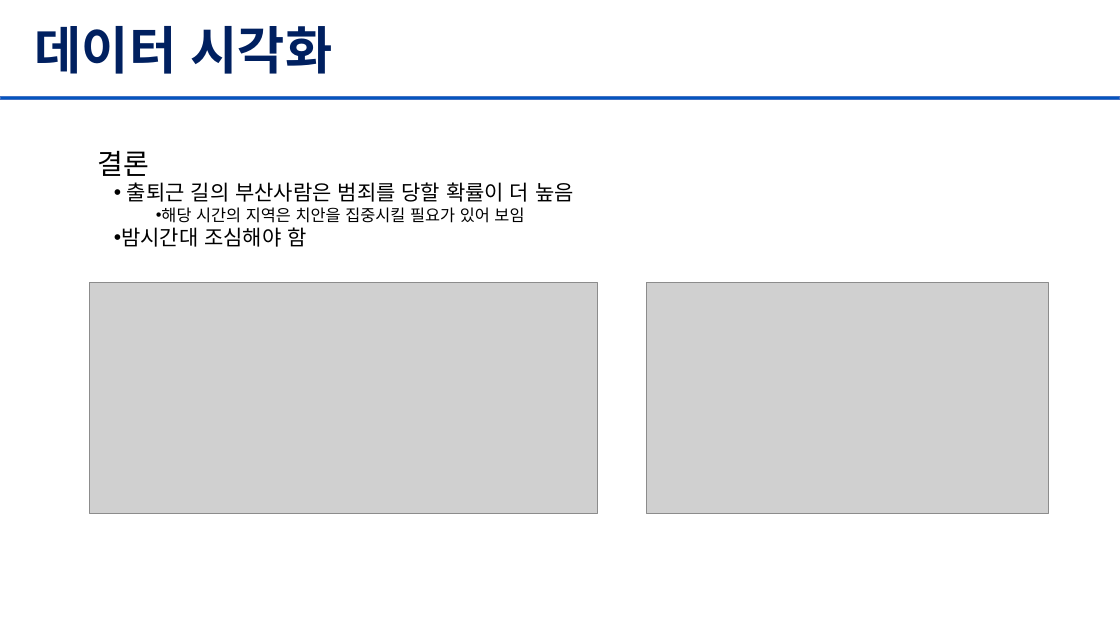
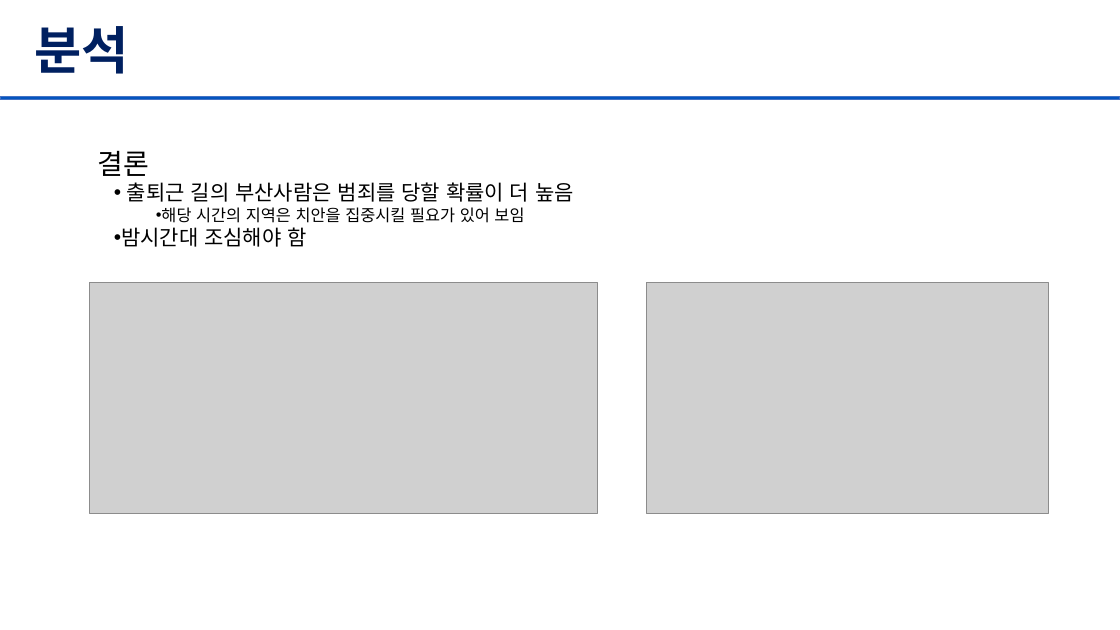
Before and after one commit to ekkang0820/cirme_visualisation, a slide deck: slide 15 of ppt/3-A_201944010_강은규_최종.pptx (slide 9 before the commit). Drawn at 1120x630 pixels with LibreOffice and Linux fonts; fonts in the diff are those of the drawing; grey boxes stand for pictures. Boxes give left, top, right and bottom in pixels: in the first picture for what was removed or moved away, otherwise in the second. Text is boxed around its words. In the diff, an @@ line names an element or a change of style, - is before the commit and + after.

Commit message:
pdf 업데이트

```diff
--- a/ppt/3-A_201944010_강은규_최종.pptx
+++ b/ppt/3-A_201944010_강은규_최종.pptx
@@ title at box(35, 26, 129, 74): text changed @@
-데이터 시각화
+분석
```
Also in this commit, not shown: 6 slides added.
